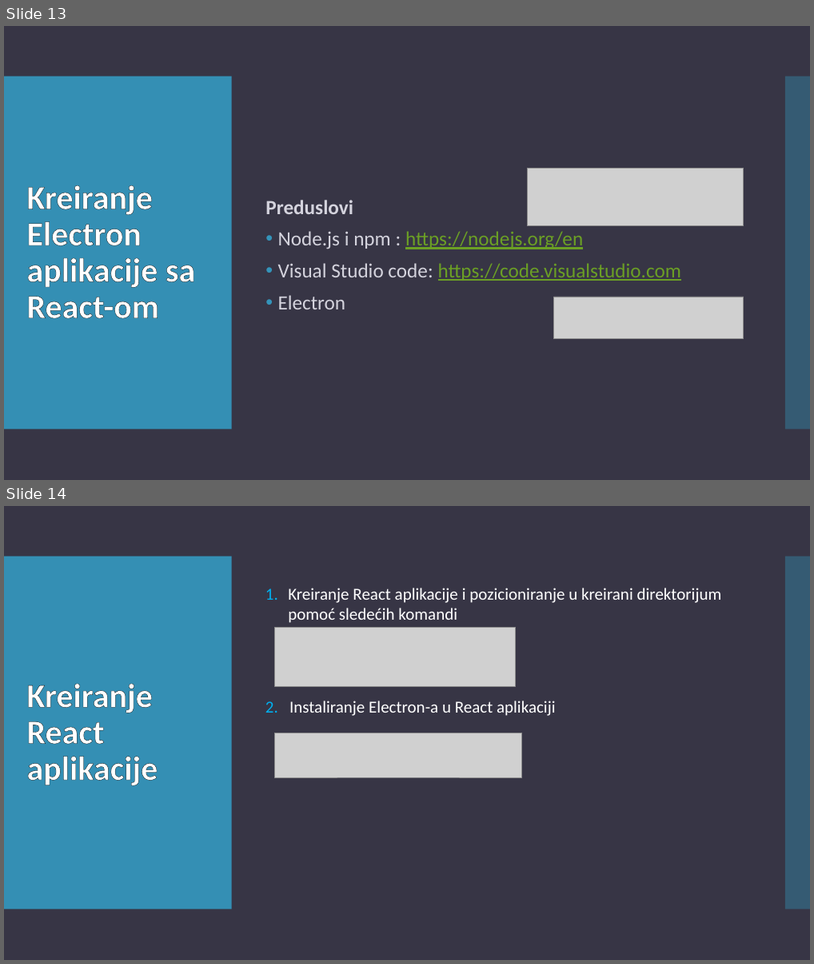
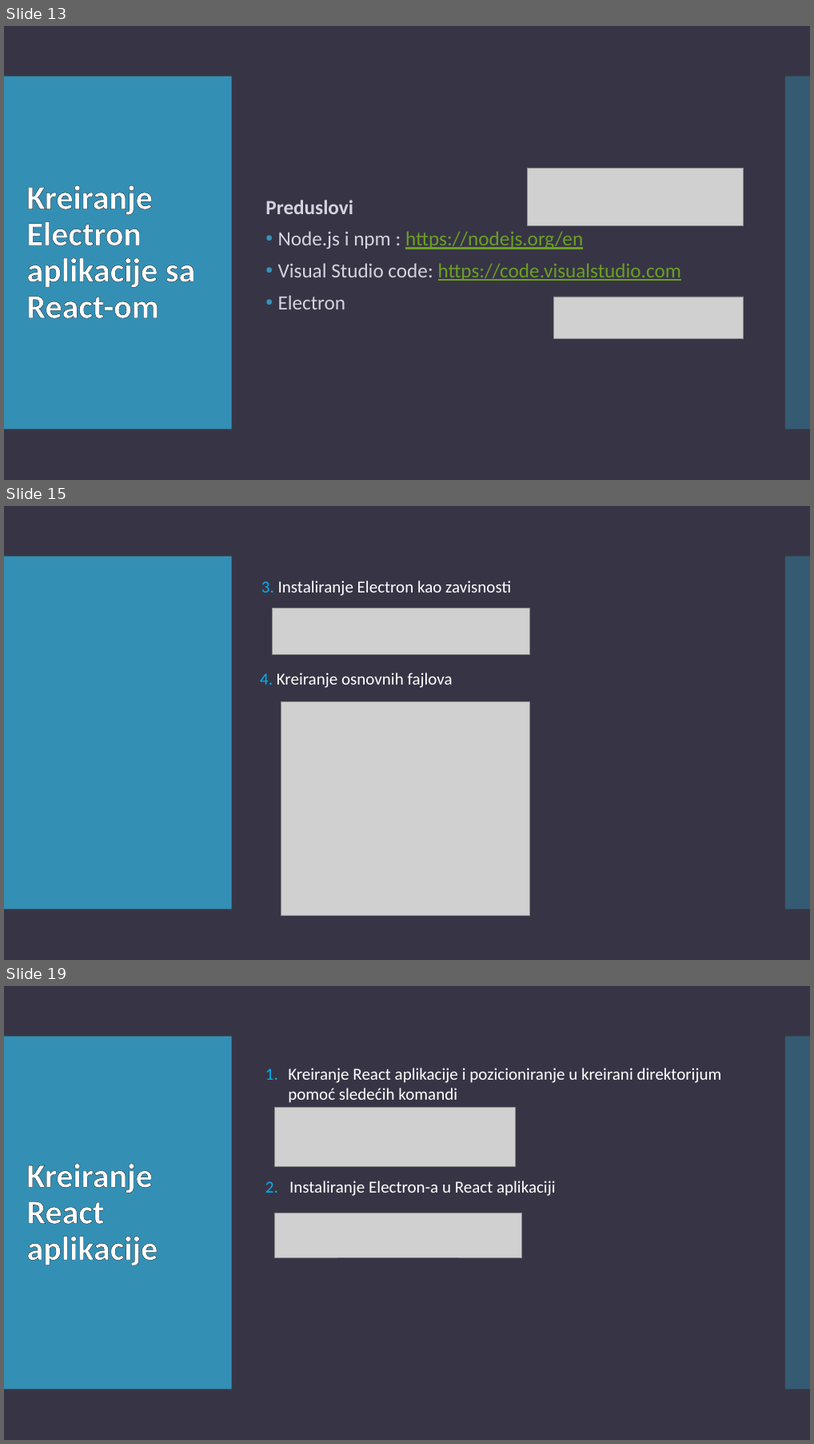
Before and after one commit to teodora18040cvetkovic/electron_react, a slide deck: Electron.pptx. Shown one above the other, each under a label of ours: slides 13 and 14 before the commit, slides 13, 15 and 19 after it; the slides between them are not shown. The pictures are 814x964 and 814x1444 pixels, drawn with LibreOffice and Linux fonts; fonts in the diff are those of the drawing; grey boxes stand for pictures. Boxes give left, top, right and bottom in pixels: in the first picture for what was removed or moved away, otherwise in the second. Text is boxed around its words. In the diff, an @@ line names an element or a change of style, - is before the commit and + after.

```diff
--- a/Electron.pptx
+++ b/Electron.pptx
@@ slide 15 added at (4, 506, 810, 960), background #373545; not listed: 2 template elements that a slide beside it also shows @@
@@ text added at (262, 580, 511, 596), 20 pt, text #FFFFFF @@
+3. Instaliranje Electron kao zavisnosti
@@ picture added at (273, 608, 530, 654) @@
@@ text added at (260, 672, 453, 688), 20 pt, text #FFFFFF @@
+4. Kreiranje osnovnih fajlova
@@ picture added at (282, 702, 530, 916) @@
@@ what was slide 14 is now slide 19 @@
```
Also in this commit, not shown: 2 slides changed, 4 other slides added.
